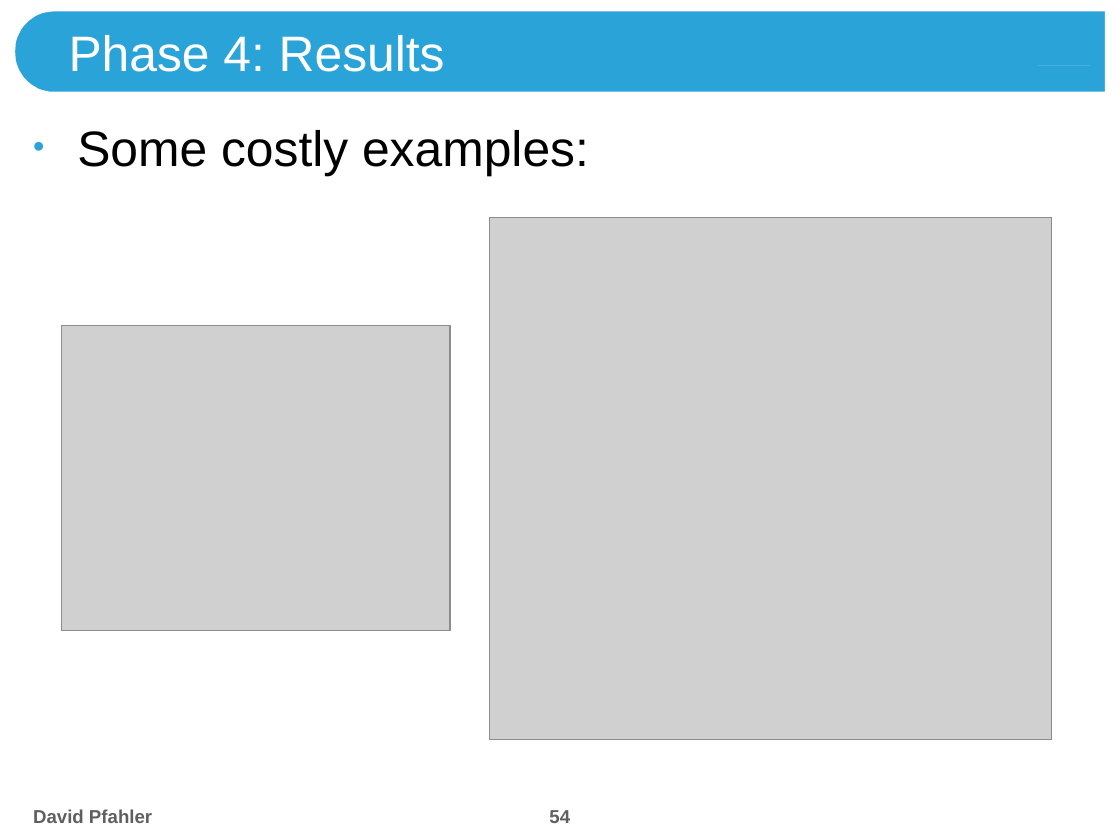
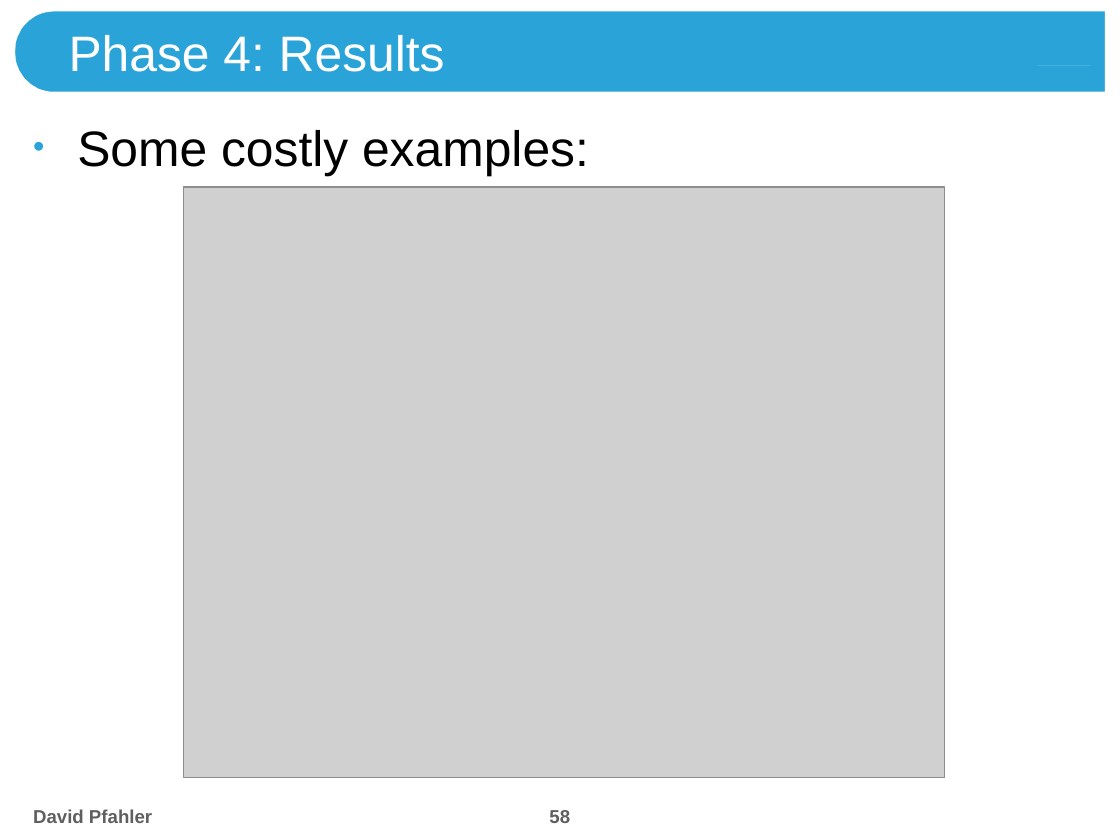
Before and after one commit to theShmoo/CombiPyr-ImSeg, a slide deck: slide 58 of doc/Combinatorial Pyramids.pptx (slide 54 before the commit). Drawn at 1120x840 pixels with LibreOffice and Linux fonts; fonts in the diff are those of the drawing; grey boxes stand for pictures; background and template pictures are left out. Boxes give left, top, right and bottom in pixels: in the first picture for what was removed or moved away, otherwise in the second. Text is boxed around its words. In the diff, an @@ line names an element or a change of style, - is before the commit and + after.

```diff
--- a/doc/Combinatorial Pyramids.pptx
+++ b/doc/Combinatorial Pyramids.pptx
@@ picture added at (x1=184, y1=187, x2=945, y2=778) @@
@@ picture removed at (x1=489, y1=217, x2=1052, y2=740) @@
@@ picture removed at (x1=62, y1=326, x2=450, y2=631) @@
@@ page number at (x1=549, y1=810, x2=570, y2=823): text changed @@
-54
+58
```
Also in this commit, not shown: 24 other slides changed, 5 slides added, 1 slide removed, 9 other files.
